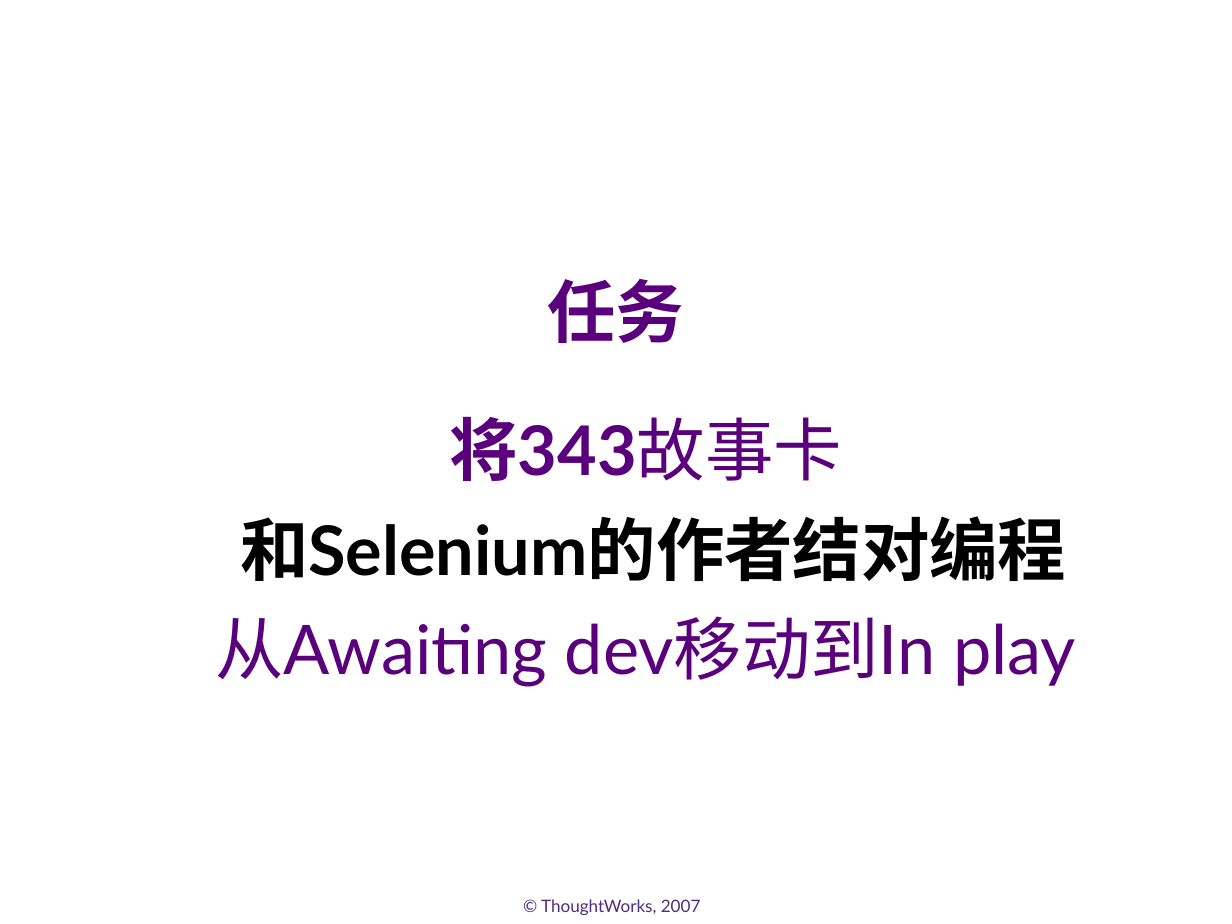
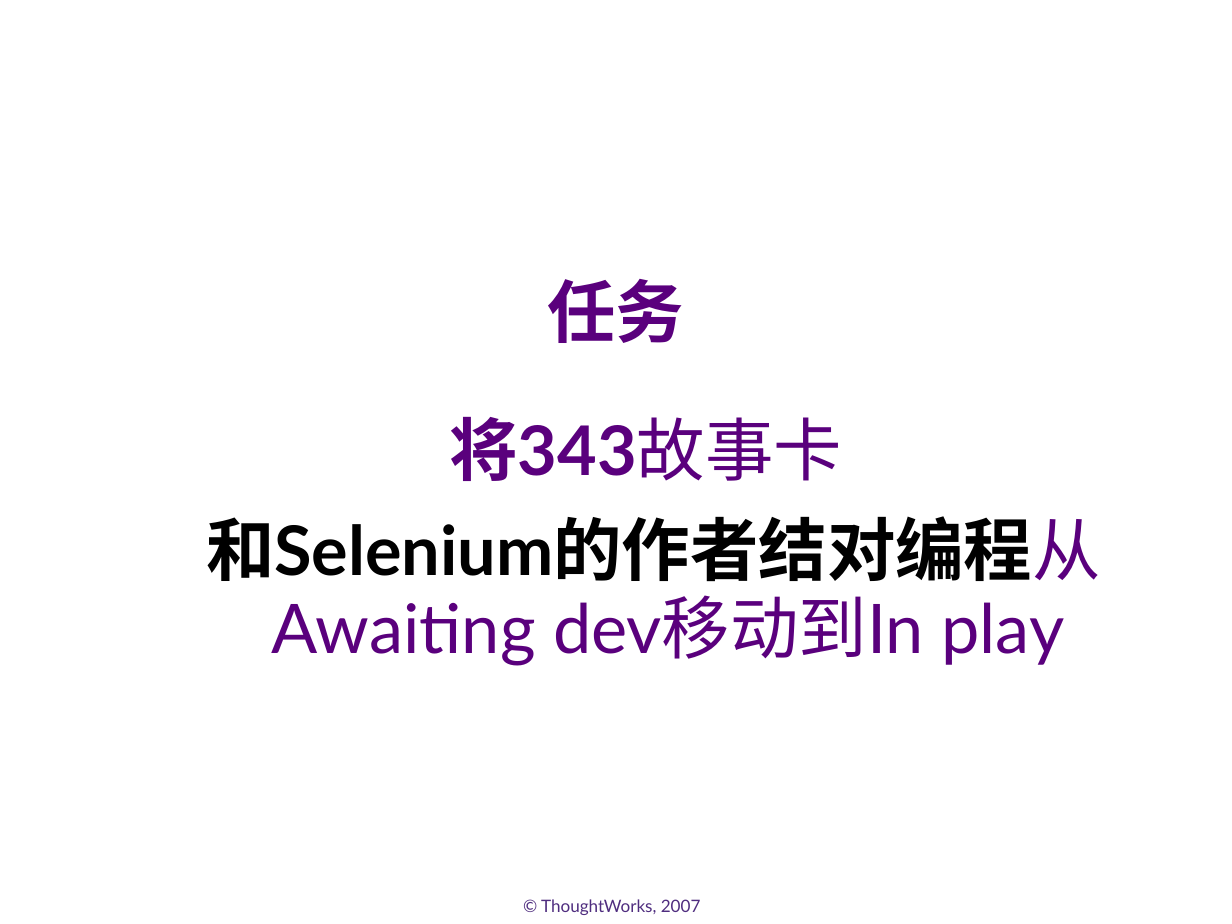
Before and after one commit to whimet/agilechina, a slide deck: slide 13 of docs/demo.ppt. Drawn at 1232x924 pixels with LibreOffice and Linux fonts; fonts in the diff are those of the drawing; background and template pictures are left out. Boxes give left, top, right and bottom in pixels: in the first picture for what was removed or moved away, otherwise in the second. Text is boxed around its words. In the diff, an @@ line names an element or a change of style, - is before the commit and + after.

```diff
--- a/docs/demo.ppt
+++ b/docs/demo.ppt
@@ text at [206, 516, 1101, 665]: text changed @@
-和Selenium的作者结对编程
-从Awaiting dev移动到In play
+和Selenium的作者结对编程从Awaiting dev移动到In play
```
Also in this commit, not shown: 1 other slide changed, 2 slides added, 2 slides removed, 1 other file.
